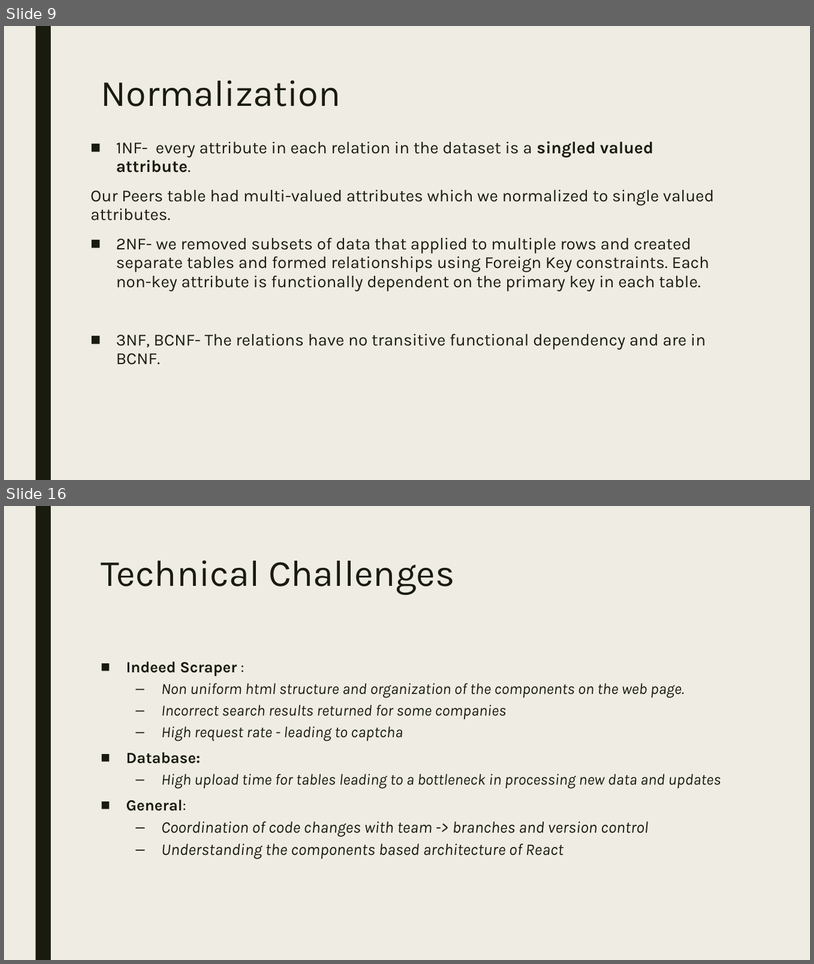
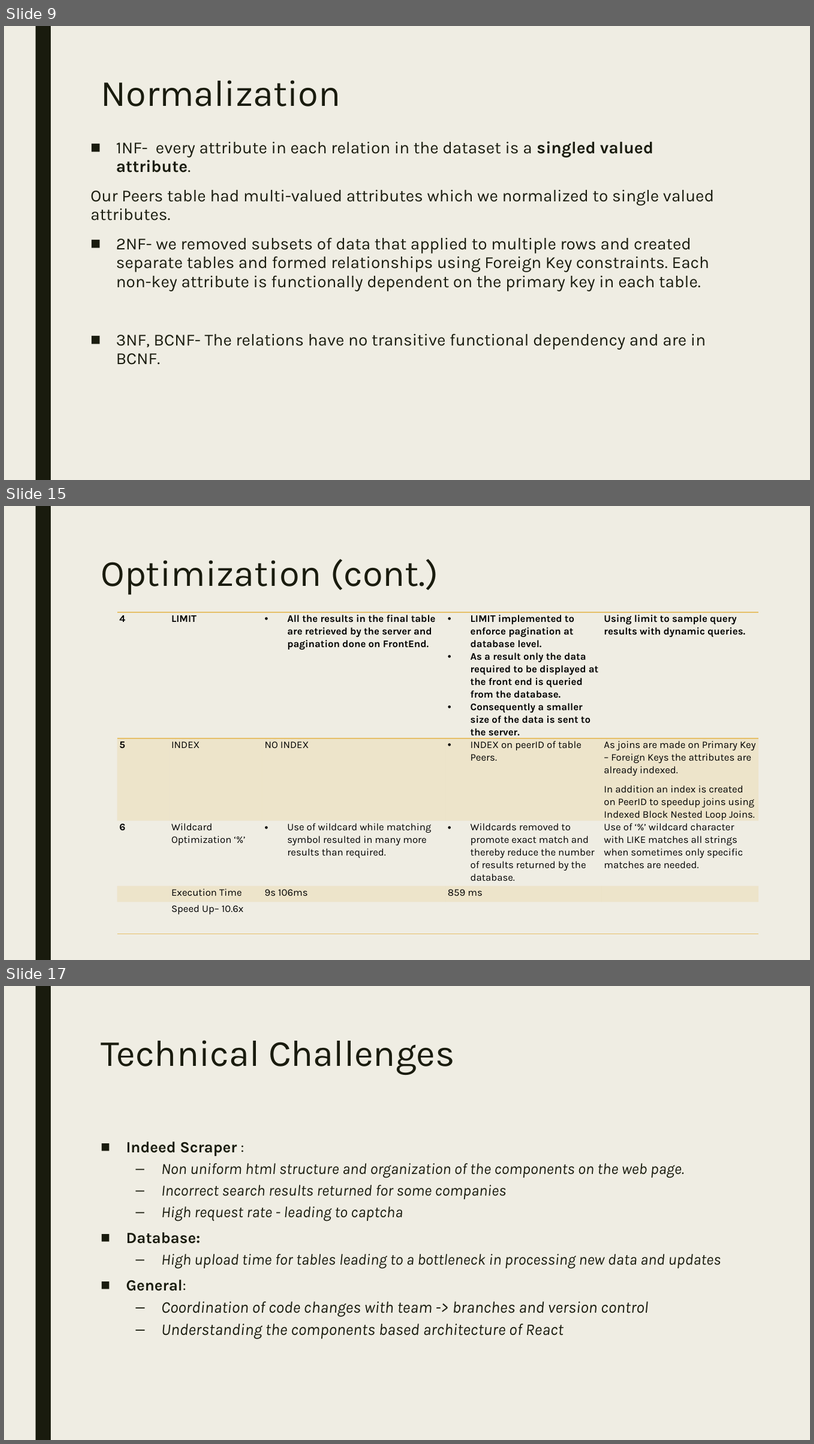
Before and after one commit to ShrivatsAgrawal/CIS550_Project_OPUS, a slide deck: Docs/finalcis550project.pptx. Shown one above the other, each under a label of ours: slides 9 and 16 before the commit, slides 9, 15 and 17 after it; the slides between them are not shown. The pictures are 814x964 and 814x1444 pixels, drawn with LibreOffice and Linux fonts; fonts in the diff are those of the drawing. Boxes give left, top, right and bottom in pixels: in the first picture for what was removed or moved away, otherwise in the second. Text is boxed around its words. In the diff, an @@ line names an element or a change of style, - is before the commit and + after.

```diff
--- a/Docs/finalcis550project.pptx
+++ b/Docs/finalcis550project.pptx
@@ slide 15 added at (x1=4, y1=506, x2=810, y2=960), background #EFEDE3; not listed: 1 template element that a slide beside it also shows @@
@@ title added at (x1=101, y1=559, x2=438, y2=595), 44 pt, text #191B0E @@
+Optimization (cont.)
@@ table added at (x1=117, y1=612, x2=759, y2=932), 5 rows, 5 columns @@
+4 | LIMIT | All the results in the final table are retrieved by the server and pagination done on FrontEnd. | LIMIT implemented to enforce pagination at database level. / As a result only the data required to be displayed at the front end is queried from the database. / Consequently a smaller size of the data is sent to the server. | Using limit to sample query results with dynamic queries.
+5 | INDEX | NO INDEX | INDEX on peerID of table Peers. | As joins are made on Primary Key – Foreign Keys the attributes are already indexed. / In addition an index is created on PeerID to speedup joins using Indexed Block Nested Loop Joins.
+6 | Wildcard Optimization ‘%’ | Use of wildcard while matching symbol resulted in many more results than required. | Wildcards removed to promote exact match and thereby reduce the number of results returned by the database. | Use of ‘%’ wildcard character with LIKE matches all strings when sometimes only specific matches are needed.
+ | Execution Time | 9s 106ms | 859 ms | 
+ | Speed Up– 10.6x |  |  | 
@@ what was slide 16 is now slide 17 @@
```
Also in this commit, not shown: 6 slides changed, 2 other slides added, 2 slides removed.
